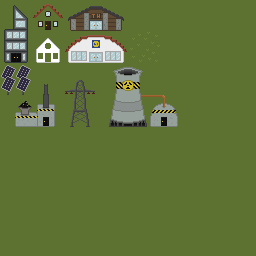
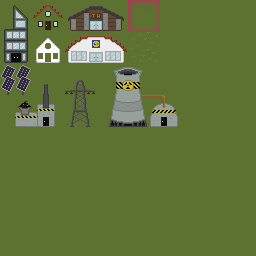
Revision of a layered 256×256 image; what changed, layer by layer:
painted on "Layer #2" over 128, 0, 160, 32
